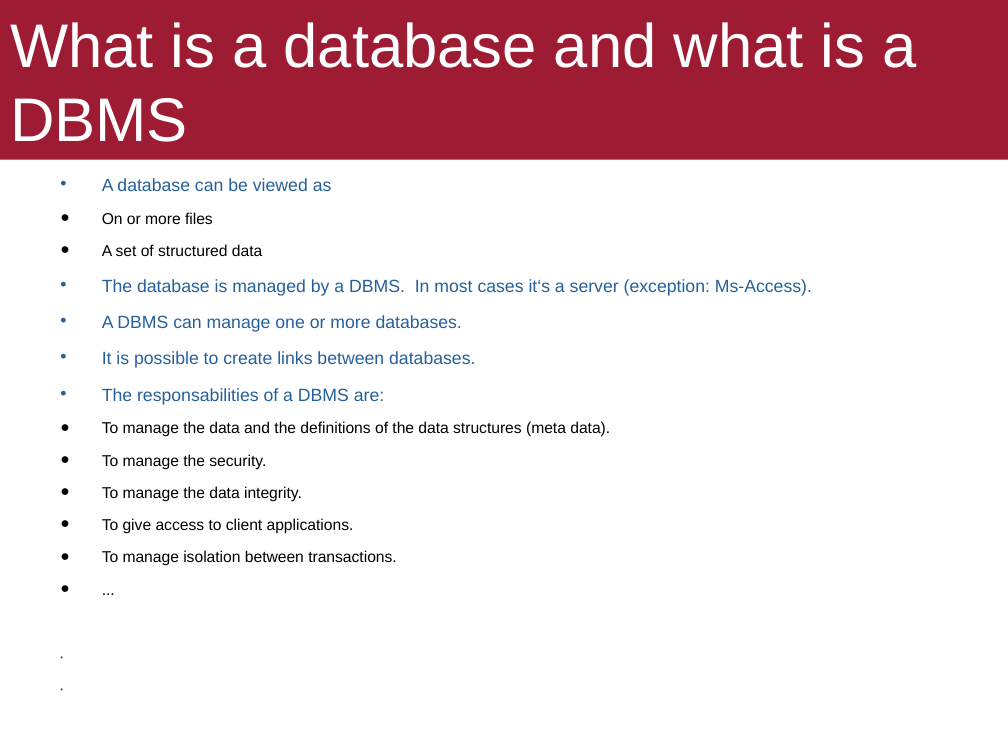
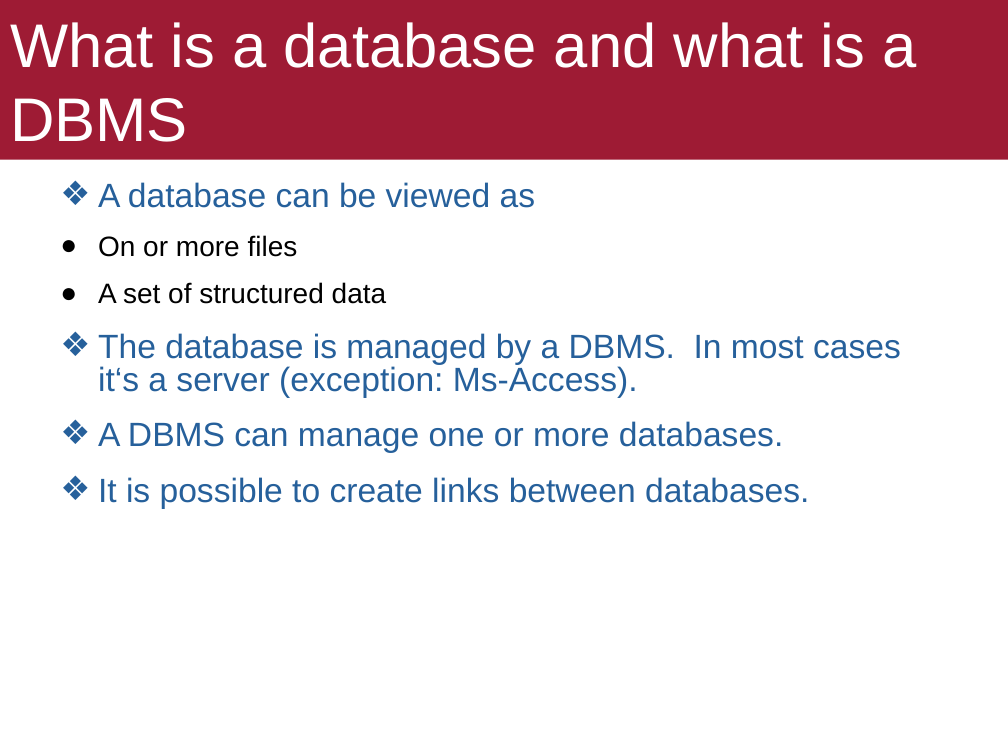
Before and after one commit to ekof-dss/teaching-samples-2021-22, a slide deck: slide 3 of presentations/05-01-realtional-model.ppt. Drawn at 1008x756 pixels with LibreOffice and Linux fonts; fonts in the diff are those of the drawing. Boxes give left, top, right and bottom in pixels: in the first picture for what was removed or moved away, otherwise in the second. Text is boxed around its words. In the diff, an @@ line names an element or a change of style, - is before the commit and + after.

```diff
--- a/presentations/05-01-realtional-model.ppt
+++ b/presentations/05-01-realtional-model.ppt
@@ text "A database can be viewed ..." at (98,182,901,509): size 12.6 to 24 pt in "A database can be viewed as", "The database is managed by a DBMS. ...", "A DBMS can manage one or more ...", "It is possible to create links between ..."; size 11.2 to 20 pt in "On or more files", "A set of structured data"; bullet • to ❖; line spacing 0.6 to 0.8; indent changed @@
@@ text at (102,388,610,566): paragraphs removed @@
-• The responsabilities of a DBMS are:
-● To manage the data and the definitions of the data structures (meta data).
-● To manage the security.
-● To manage the data integrity.
-● To give access to client applications.
-● To manage isolation between transactions.
-● ...
```
Also in this commit, not shown: 20 other slides changed, 1 slide added, 4 other files.
